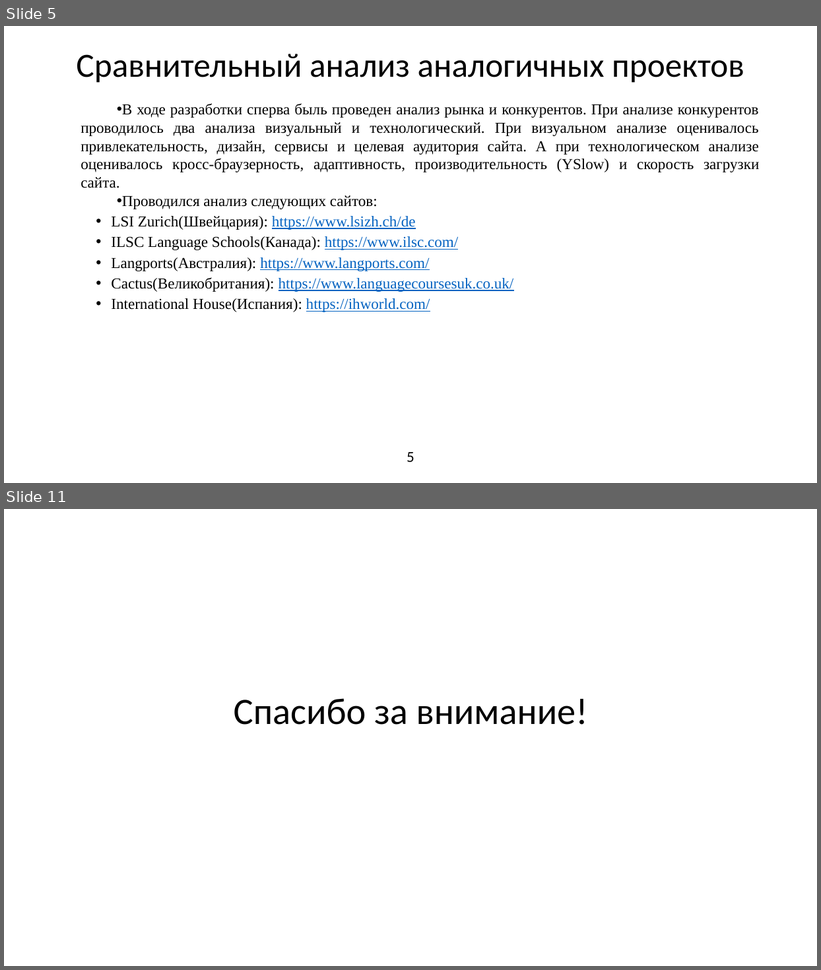
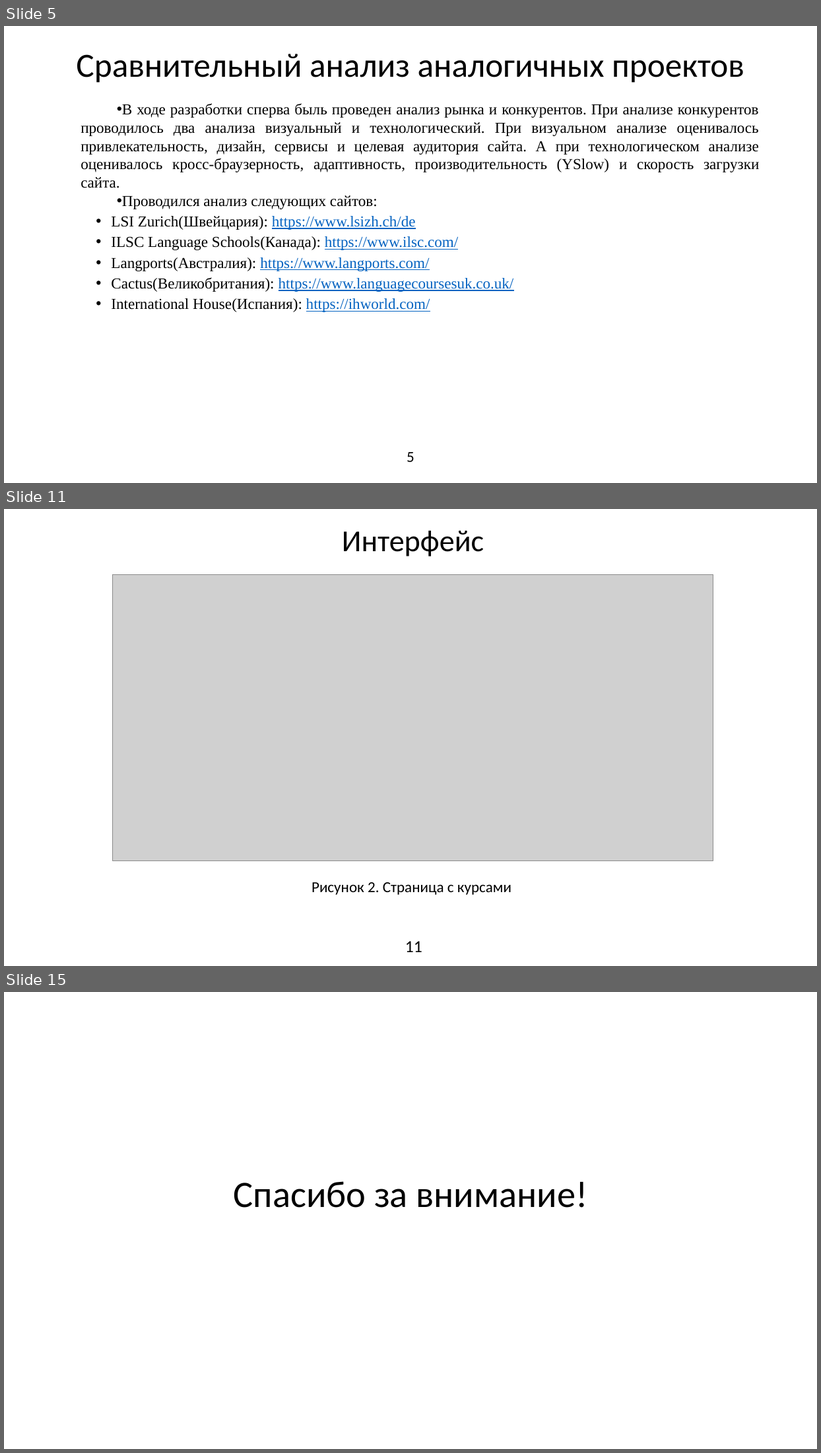
Before and after one commit to DiasEslyamov/github.io, a slide deck: Презентация для экзамена.pptx. Shown one above the other, each under a label of ours: slides 5 and 11 before the commit, slides 5, 11 and 15 after it; the slides between them are not shown. The pictures are 821x970 and 821x1453 pixels, drawn with LibreOffice and Linux fonts; fonts in the diff are those of the drawing; grey boxes stand for pictures. Boxes give left, top, right and bottom in pixels: in the first picture for what was removed or moved away, otherwise in the second. Text is boxed around its words. In the diff, an @@ line names an element or a change of style, - is before the commit and + after.

```diff
--- a/Презентация для экзамена.pptx
+++ b/Презентация для экзамена.pptx
@@ slide 11 added at (4, 509, 817, 966), background #FFFFFF @@
@@ title added at (342, 530, 484, 557), 36 pt, text #000000 @@
+Интерфейс
@@ picture added at (113, 575, 714, 861) @@
@@ text added at (312, 883, 512, 895), 18 pt, text #000000 @@
+Рисунок 2. Страница с курсами
@@ page number added at (405, 941, 422, 953), 20 pt, text #000000 @@
+11
@@ what was slide 11 is now slide 15 @@
```
Also in this commit, not shown: 4 slides changed, 4 other slides added, 1 slide removed.
